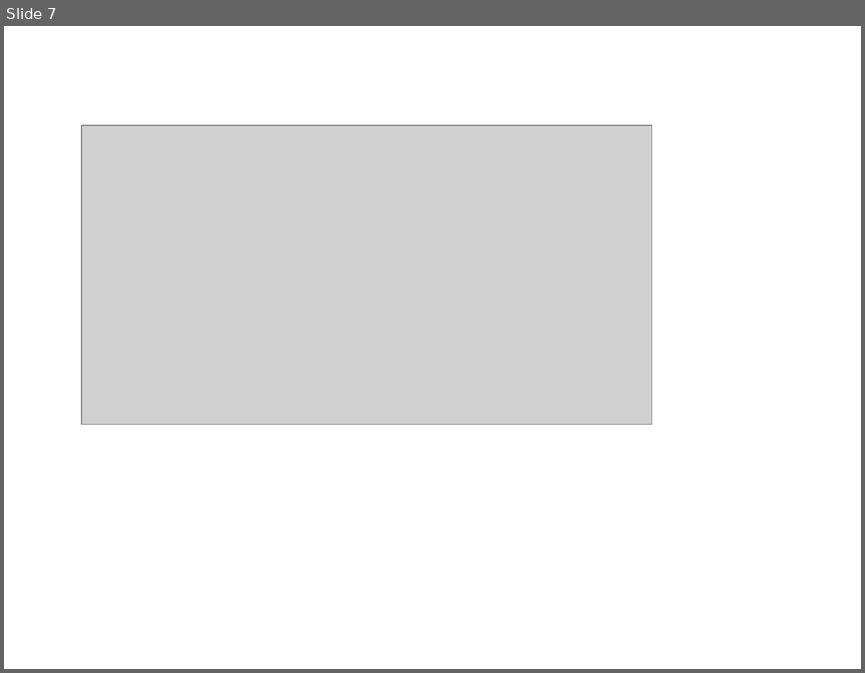
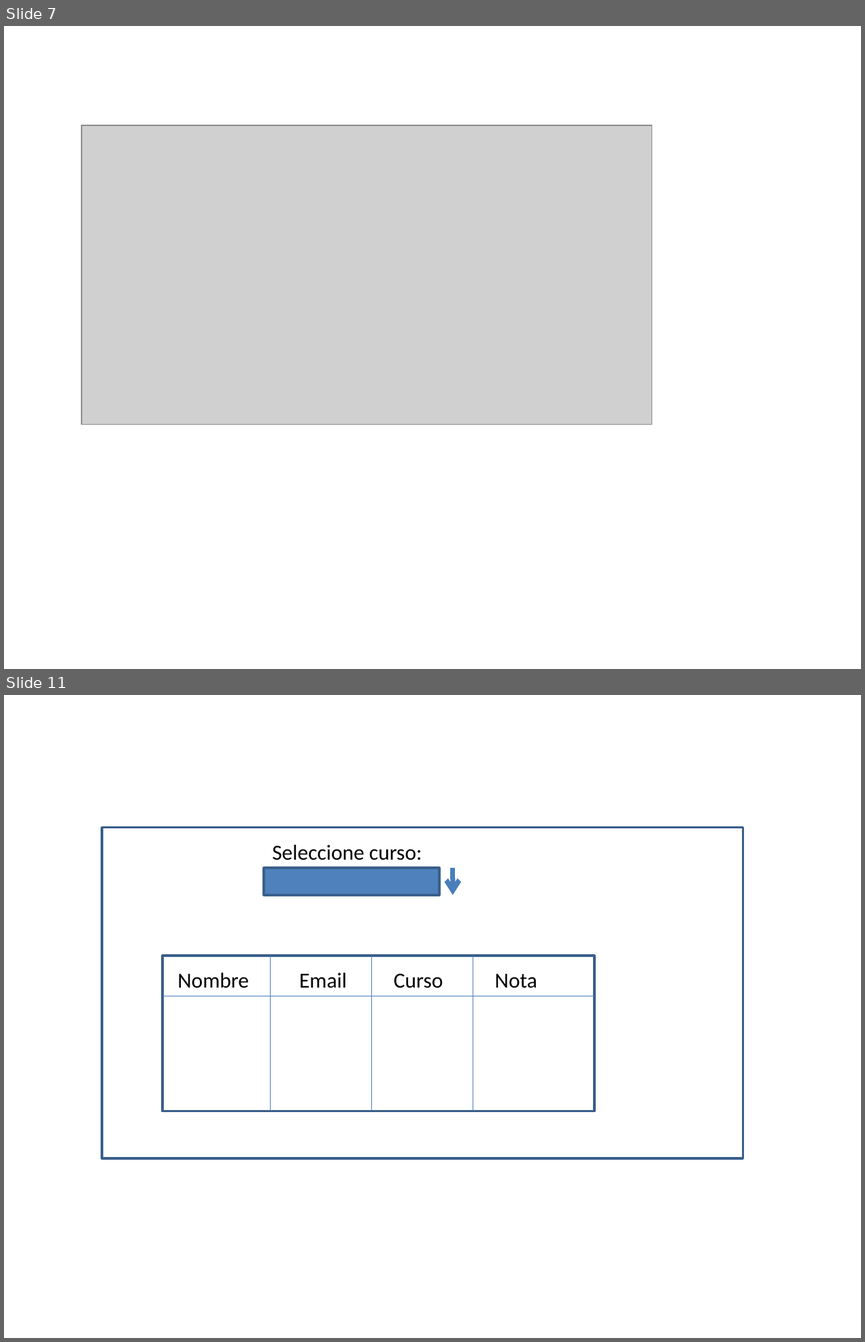
Before and after one commit to AinhoaAlonso/nestjs2025, a slide deck: pizarra.pptx. Shown one above the other, each under a label of ours: slide 7 before the commit, slides 7 and 11 after it; the slides between them are not shown. The pictures are 865x673 and 865x1342 pixels, drawn with LibreOffice and Linux fonts; fonts in the diff are those of the drawing; grey boxes stand for pictures. Boxes give left, top, right and bottom in pixels: in the first picture for what was removed or moved away, otherwise in the second. Text is boxed around its words. In the diff, an @@ line names an element or a change of style, - is before the commit and + after.

```diff
--- a/pizarra.pptx
+++ b/pizarra.pptx
@@ slide 11 added at (x1=4, y1=695, x2=861, y2=1338), background #FFFFFF @@
@@ rectangle added at (x1=102, y1=828, x2=742, y2=1159), outline #3A5F8C 2 pt @@
@@ text added at (x1=272, y1=845, x2=422, y2=860), 18 pt, text #000000 @@
+Seleccione curso:
@@ rectangle added at (x1=264, y1=868, x2=439, y2=895), fill #4F81BD, outline #3A5F8C 2 pt @@
@@ arrow added from (453, 868) to (453, 895), #4B7EBC 4 pt @@
@@ rectangle added at (x1=162, y1=955, x2=594, y2=1110), outline #3A5F8C 2 pt @@
@@ line added from (271, 955) to (271, 1110), #4B7EBC 0.75 pt @@
@@ line added from (372, 955) to (372, 1110), #4B7EBC 0.75 pt @@
@@ line added from (473, 955) to (473, 1110), #4B7EBC 0.75 pt @@
@@ text added at (x1=177, y1=972, x2=249, y2=988), 18 pt, text #000000 @@
+Nombre
@@ text added at (x1=299, y1=972, x2=347, y2=988), 18 pt, text #000000 @@
+Email
@@ text added at (x1=394, y1=973, x2=443, y2=988), 18 pt, text #000000 @@
+Curso
@@ text added at (x1=495, y1=973, x2=537, y2=988), 18 pt, text #000000 @@
+Nota
@@ line added from (162, 996) to (594, 996), #4B7EBC 0.75 pt @@
```
Also in this commit, not shown: 4 other slides added, 42 other files.
